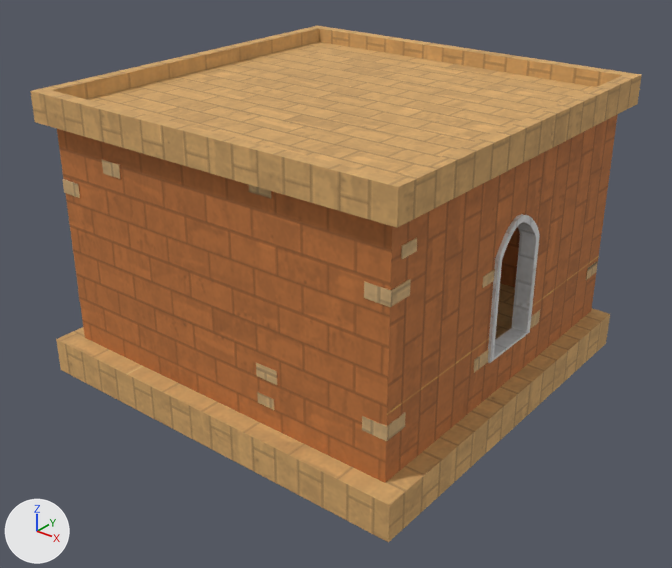
Renders of the FBX model Assets/XanaBuilder Assets/Models/HOS/05_Small Houses/HOS0510002_House 25/HOS0510002.fbx from each side of a commit.
Camera for both pictures: a 50 mm camera at (8.22, -10.5, 7.74) aimed at (-0.02, -0.19, 1.35). The axes (+X, +Y, +Z) are drawn at lower left. The lights are the same throughout. Where no turn or scale is listed for an object, it has been applied to the vertices.

Script lines for the objects in view, before the commit:
```python
mat_mthos0510002_placemode = principled_material('mtHOS0510002_PlaceMode')
mat_mthos0510002_placemode.texture = img_txhos0510002_diffuse_png
mat_mthos0510002_placemode.roughness = 0.859
me_mesh = bpy.data.meshes.new('Mesh')
me_mesh.from_pydata(...)  # 724 vertices, 1334 faces; spans x -3.22..3.22, y -3.23..3.99, z 0.0..4.5
me_mesh.materials.append(mat_mthos0510002_placemode)  # picture img_txhos0510002_diffuse_png
ob_smhos0510002 = bpy.data.objects.new('smHOS0510002', me_mesh)
ob_smhos0510002.location = (0.0, 0.0, 0.0)
```
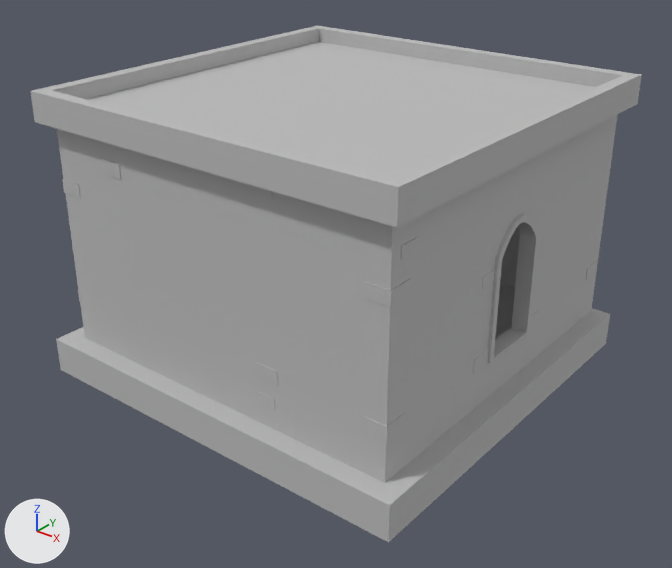
Where the change shows, as pixel boxes (x1, y1, x2, y2) in the pictures (672 x 568 px):
'smHOS0510002', surface changed (brown to grey)
    both: (30, 26, 642, 542)

Patch to the scene script:
```diff
--- a/Assets/XanaBuilder Assets/Models/HOS/05_Small Houses/HOS0510002_House 25/HOS0510002.fbx.py
+++ b/Assets/XanaBuilder Assets/Models/HOS/05_Small Houses/HOS0510002_House 25/HOS0510002.fbx.py
@@ mat_mthos0510002_placemode @@
 mat_mthos0510002_placemode = principled_material('mtHOS0510002_PlaceMode')
-mat_mthos0510002_placemode.texture = img_txhos0510002_diffuse_png
+mat_mthos0510002_placemode.base_color = (0.5, 0.5, 0.5)  # grey #bcbcbc
 mat_mthos0510002_placemode.roughness = 0.859
```
